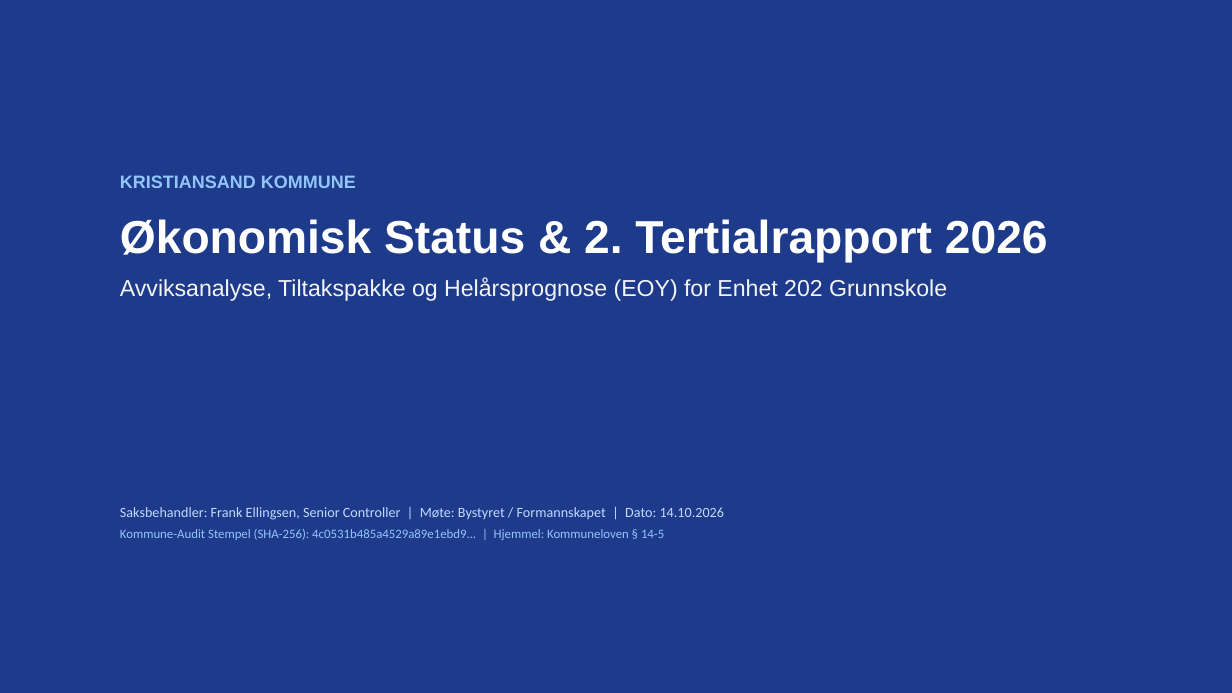
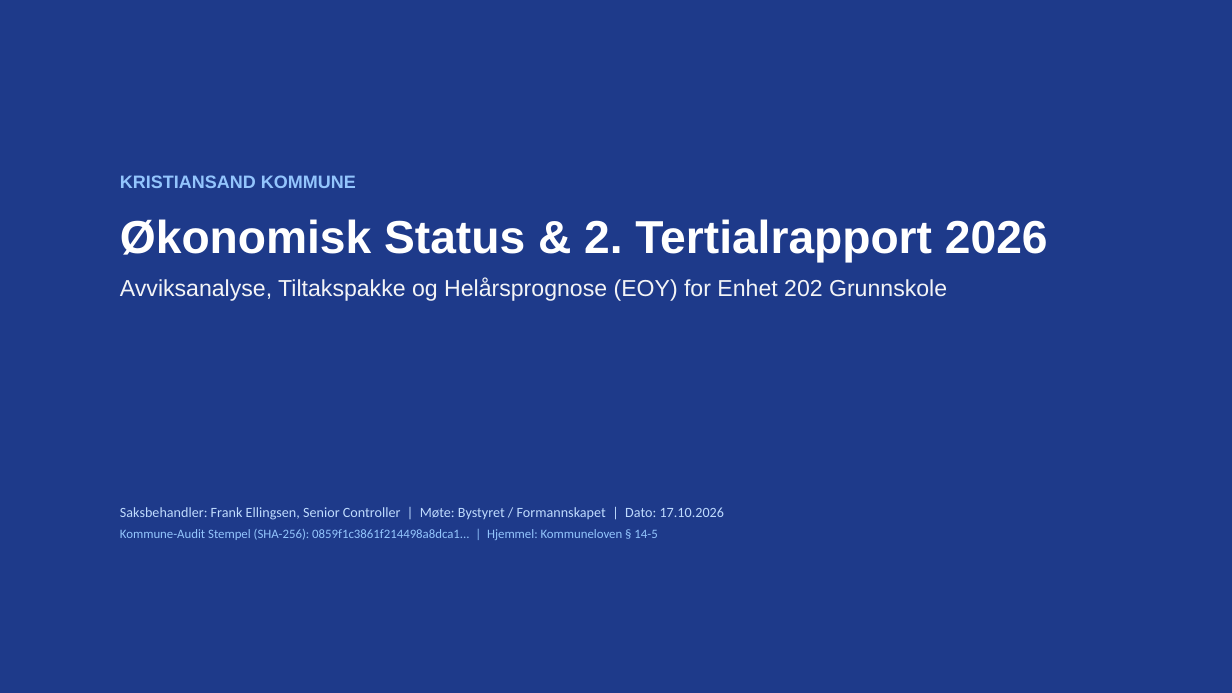
Before and after one commit to Frank-Ellingsen/AI_KOM, a slide deck: slide 1 of powerpoint/Presentasjon_Bystyret_Tertialrapport_2026.pptx. Drawn at 1232x693 pixels with LibreOffice and Linux fonts; fonts in the diff are those of the drawing. Boxes give left, top, right and bottom in pixels: in the first picture for what was removed or moved away, otherwise in the second. Text is boxed around its words. In the diff, an @@ line names an element or a change of style, - is before the commit and + after.

```diff
--- a/powerpoint/Presentasjon_Bystyret_Tertialrapport_2026.pptx
+++ b/powerpoint/Presentasjon_Bystyret_Tertialrapport_2026.pptx
@@ text at [120,507,724,540]: text changed @@
-Saksbehandler: Frank Ellingsen, Senior Controller | Møte: Bystyret / Formannskapet | Dato: 14.10.2026
-Kommune-Audit Stempel (SHA-256): 4c0531b485a4529a89e1ebd9... | Hjemmel: Kommuneloven § 14-5
+Saksbehandler: Frank Ellingsen, Senior Controller | Møte: Bystyret / Formannskapet | Dato: 17.10.2026
+Kommune-Audit Stempel (SHA-256): 0859f1c3861f214498a8dca1... | Hjemmel: Kommuneloven § 14-5
```
Also in this commit, not shown: 6 other slides changed, 12 other files.
